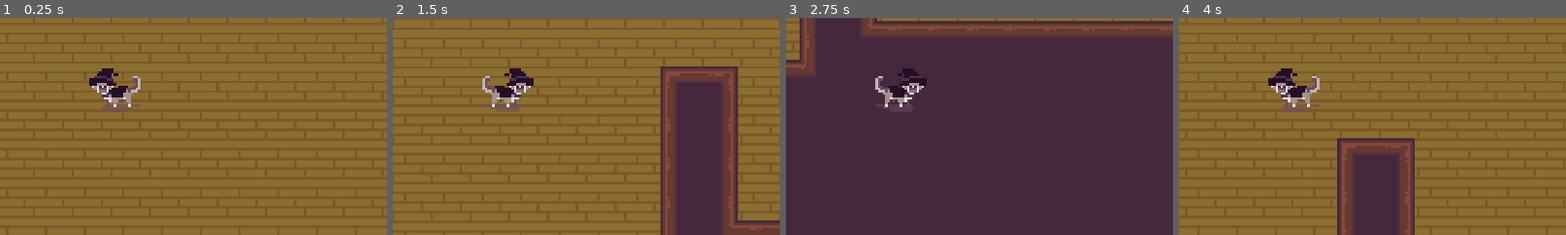
Above: before the commit, frames 1-4 (left to right).
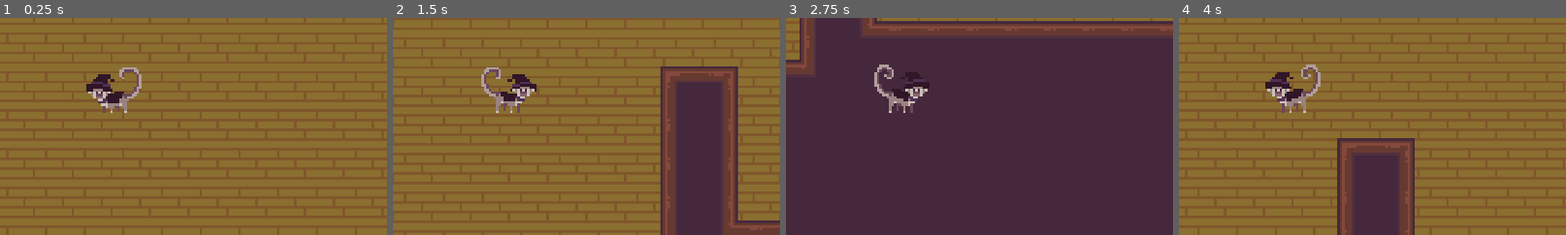
Above: after the commit, the same moments.

Repository: Tarnest/witch-cooking-game
Game: Godot game, scene res://Main/main.tscn
Two runs of this game, one before a commit and one after it. Both use one fixed random seed, a clock stepped at 60 frames per second and the inputs below.
Inputs:
- Up to frame 1 (0.25 s): no input
- Up to frame 2 (1.5 s): hold D (move_right) 0.53-1.28 s; hold S (move_down) from 1.28 s (still down)
- Up to frame 3 (2.75 s): release S (move_down) at 2.03 s; hold D (move_right) from 2.03 s (still down)
- Up to frame 4 (4 s): release D (move_right) at 2.78 s; hold W (move_up) 2.78-3.53 s; hold A (move_left) from 3.53 s (still down)
The pictures show only the part of the screen within x 35-85%, y 33-83%; the shares and areas given below are measured in that part.

The runs differ from the first frame. In frame 1, 1.6% of the frame differs, in the area x 22-37%, y 22-44%; in frame 2, 1.5%; in frame 3, 1.2%; in frame 4, 1.4%.

Commit message:
Idle Animations Added

Diff:
--- a/Player/player.tscn
+++ b/Player/player.tscn
@@ -1,26 +1,144 @@
-[gd_scene load_steps=8 format=3 uid="uid://cdsmsbxodmlt8"]
+[gd_scene load_steps=15 format=3 uid="uid://cdsmsbxodmlt8"]
 
 [ext_resource type="Script" path="res://Player/player.gd" id="1_1o36i"]
 [ext_resource type="Resource" uid="uid://dvi5ti6oyb02v" path="res://Player/player_inventory.tres" id="2_8x842"]
-[ext_resource type="Texture2D" uid="uid://b5wsmtqqj5gtc" path="res://Player/monkey_guy_smol.png" id="2_ksncs"]
 [ext_resource type="Script" path="res://Inventory/UI/inventory_ui.gd" id="3_25yq8"]
+[ext_resource type="Texture2D" uid="uid://dnngr3nbqde3j" path="res://Player/wymark_sprite_sheet.png" id="3_g5pf6"]
 [ext_resource type="Texture2D" uid="uid://dskscrvdr8avw" path="res://Inventory/UI/inventory_bar.png" id="4_ienr7"]
 [ext_resource type="PackedScene" uid="uid://wh0rancmu48s" path="res://Inventory/UI/inventory_ui_slot.tscn" id="5_sja05"]
+
+[sub_resource type="Animation" id="Animation_tlitk"]
+resource_name = "idle_north"
+length = 1.5
+loop_mode = 1
+tracks/0/type = "value"
+tracks/0/imported = false
+tracks/0/enabled = true
+tracks/0/path = NodePath("Sprite2D:frame")
+tracks/0/interp = 1
+tracks/0/loop_wrap = true
+tracks/0/keys = {
+"times": PackedFloat32Array(0, 0.5, 0.8, 1.3),
+"transitions": PackedFloat32Array(1, 1, 1, 1),
+"update": 1,
+"values": [3, 14, 15, 16]
+}
+
+[sub_resource type="Animation" id="Animation_mcpij"]
+resource_name = "idle_eat"
+length = 1.5
+loop_mode = 1
+tracks/0/type = "value"
+tracks/0/imported = false
+tracks/0/enabled = true
+tracks/0/path = NodePath("Sprite2D:frame")
+tracks/0/interp = 1
+tracks/0/loop_wrap = true
+tracks/0/keys = {
+"times": PackedFloat32Array(0, 0.5, 0.8, 1.3),
+"transitions": PackedFloat32Array(1, 1, 1, 1),
+"update": 1,
+"values": [0, 5, 6, 7]
+}
+
+[sub_resource type="Animation" id="Animation_l8vtl"]
+resource_name = "idle_northwest"
+length = 1.5
+loop_mode = 1
+tracks/0/type = "value"
+tracks/0/imported = false
+tracks/0/enabled = true
+tracks/0/path = NodePath("Sprite2D:frame")
+tracks/0/interp = 1
+tracks/0/loop_wrap = true
+tracks/0/keys = {
+"times": PackedFloat32Array(0, 0.5, 0.8, 1.3),
+"transitions": PackedFloat32Array(1, 1, 1, 1),
+"update": 1,
+"values": [4, 17, 18, 19]
+}
+
+[sub_resource type="Animation" id="Animation_13xqk"]
+resource_name = "idle_south"
+length = 1.5
+loop_mode = 1
+tracks/0/type = "value"
+tracks/0/imported = false
+tracks/0/enabled = true
+tracks/0/path = NodePath("Sprite2D:frame")
+tracks/0/interp = 1
+tracks/0/loop_wrap = true
+tracks/0/keys = {
+"times": PackedFloat32Array(0, 0.5, 0.8, 1.4),
+"transitions": PackedFloat32Array(1, 1, 1, 1),
+"update": 1,
+"values": [2, 11, 12, 13]
+}
+
+[sub_resource type="Animation" id="Animation_lpun7"]
+resource_name = "idle_southwest"
+length = 1.5
+loop_mode = 1
+tracks/0/type = "value"
+tracks/0/imported = false
+tracks/0/enabled = true
+tracks/0/path = NodePath("Sprite2D:frame")
+tracks/0/interp = 1
+tracks/0/loop_wrap = true
+tracks/0/keys = {
+"times": PackedFloat32Array(0, 0.5, 0.8, 1.3),
+"transitions": PackedFloat32Array(1, 1, 1, 1),
+"update": 1,
+"values": [1, 8, 9, 10]
+}
+
+[sub_resource type="Animation" id="Animation_ef4jb"]
+length = 0.001
+tracks/0/type = "value"
+tracks/0/imported = false
+tracks/0/enabled = true
+tracks/0/path = NodePath("Sprite2D:frame")
+tracks/0/interp = 1
+tracks/0/loop_wrap = true
+tracks/0/keys = {
+"times": PackedFloat32Array(0),
+"transitions": PackedFloat32Array(1),
+"update": 1,
+"values": [0]
+}
+
+[sub_resource type="AnimationLibrary" id="AnimationLibrary_xlmh5"]
+_data = {
+"RESET": SubResource("Animation_ef4jb"),
+"idle_north": SubResource("Animation_tlitk"),
+"idle_northwest": SubResource("Animation_l8vtl"),
+"idle_south": SubResource("Animation_13xqk"),
+"idle_southwest": SubResource("Animation_lpun7"),
+"idle_west": SubResource("Animation_mcpij")
+}
 
 [sub_resource type="CapsuleShape2D" id="CapsuleShape2D_5t5ku"]
 radius = 6.0
 height = 16.0
 
 [node name="Player" type="CharacterBody2D"]
+collision_mask = 7
 script = ExtResource("1_1o36i")
 inventory = ExtResource("2_8x842")
 
 [node name="Sprite2D" type="Sprite2D" parent="."]
 texture_filter = 1
-texture = ExtResource("2_ksncs")
+texture = ExtResource("3_g5pf6")
+hframes = 45
+
+[node name="AnimationPlayer" type="AnimationPlayer" parent="."]
+libraries = {
+"": SubResource("AnimationLibrary_xlmh5")
+}
+autoplay = "idle_west"
 
 [node name="CollisionShape2D" type="CollisionShape2D" parent="."]
-position = Vector2(0, 3)
+position = Vector2(0, 4)
 rotation = 1.5708
 shape = SubResource("CapsuleShape2D_5t5ku")
 
Binary file added: Player/wymark_sprite_sheet.png
Not shown, added: Player/wymark_sprite_sheet.png.import
